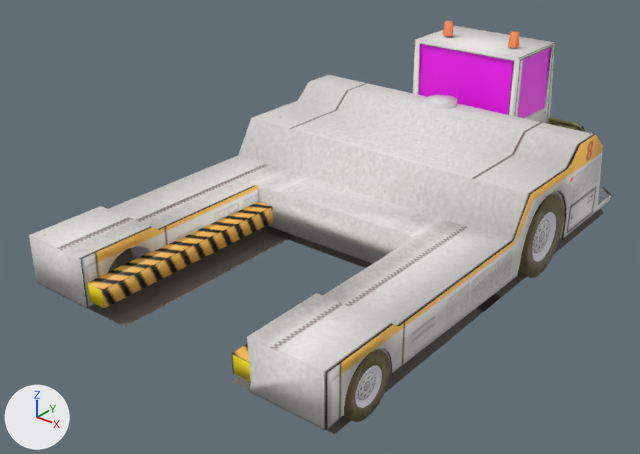
The Blender file files/objects/airport/vehicles/tugs/large/4/object.blend as it was, and as the next commit left it.
Camera for both pictures: a 50 mm camera at (5.34, -10.63, 4.69) aimed at (-0.19, -3.71, 0.4). Every picture has the same lights, and +X, +Y and +Z are marked at lower left.

Script lines for the objects in view, before the commit:
```python
me_mesh = bpy.data.meshes.new('Mesh')
me_mesh.from_pydata(...)  # 403 vertices, 742 faces; spans x -1.86..1.91, y -3.74..2.52, z -0.78..1.34
me_mesh.polygons.foreach_set('use_smooth', [True] * 742)
me_mesh.materials.append(mat_xpbdefault_png)  # picture img_xpbdefault_png
me_mesh_001 = bpy.data.meshes.new('Mesh.001')
me_mesh_001.from_pydata(...)  # 365 vertices, 623 faces; spans x -1.85..1.91, y -3.7..2.47, z -0.78..1.14
me_mesh_001.polygons.foreach_set('use_smooth', [True] * 623)
me_mesh_001.materials.append(mat_xpbdefault_png)  # picture img_xpbdefault_png
ob_mesh = bpy.data.objects.new('Mesh', me_mesh)
ob_mesh.location = (0.0, -2.516, 0.778)
ob_mesh_001 = bpy.data.objects.new('Mesh.001', me_mesh_001)
ob_mesh_001.location = (0.0, -2.516, 0.778)
```
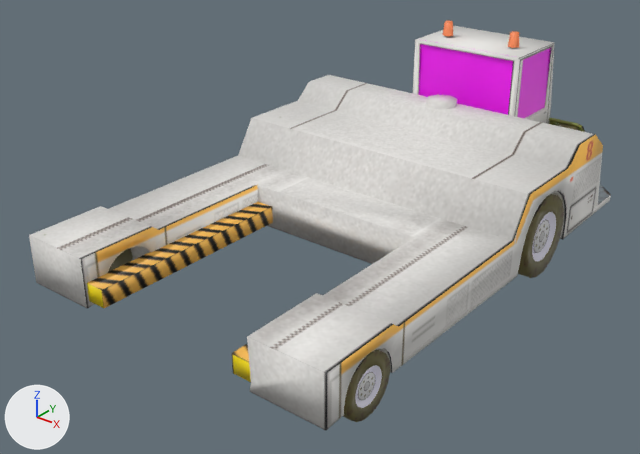
Where the newer file only moved an object's origin or applied its transform, the numbers keep the older frame.

Where the change shows, as pixel boxes [x1, y1, x2, y2] in the pictures (640 x 454 px):
'Mesh.001', reshaped
    before: [87, 39, 603, 434]
    after: [87, 39, 580, 422]
part 1 of me_mesh_001, cut back (black)
    before: [88, 209, 603, 434]

What the commit changed:
me_mesh_001 is used by ob_mesh_001; location (0.0, -2.516, 0.778).
me_mesh_001 had 365 vertices, 623 faces and spanned x -1.85..1.91, y -3.7..2.47, z -0.78..1.14.
me_mesh_001 now has 353 vertices, 615 faces and spans x -1.85..1.91, y -3.7..2.47, z -0.78..1.14.
Part 1, on me_mesh_001:
12 vertices are removed from x -1.82..1.89, y -3.59..2.44, z -0.69.
10 faces are deleted.
2 new faces join them.
